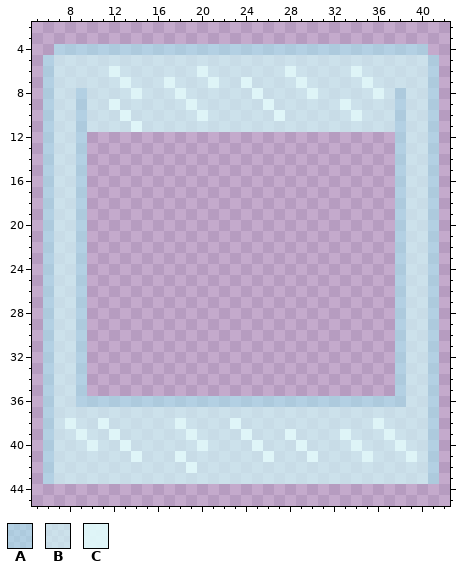
Pixel-art file, stored at Weggys nkaed sprites/Glass tilemap.aseprite. The picture above is the old version.
48x48 pixels, 1 frame. Shown: x 5..42, y 2..45.
Palette (. is transparent): A #a5f1f68a  B #d0faf9ae  C #e2fdfde7
Pixels before, first column x 6:
 4 .AAAAAAAAAAAAAAAAAAAAAAAAAAAAAAAAAA.
 5 ABBBBBBBBBBBBBBBBBBBBBBBBBBBBBBBBBBA
 6 ABBBBBCBBBBBBBCBBBBBBBCBBBBBCBBBBBBA
 7 ABBBBBBCBBBCBBBCBBCBBBBCBBBBBCBBBBBA
 8 ABBABBBBCBBBCBBBBBBCBBBBCBBBBBCBABBA
 9 ABBABBCBBBBBBCBBBBBBCBBBBBBCBBBBABBA
10 ABBABBBCBBBBBBCBBBBBBCBBBBBBCBBBABBA
11 ABBABBBBCBBBBBBBBBBBBBBBBBBBBBBBABBA
12 ABBA............................ABBA
13 ABBA............................ABBA
14 ABBA............................ABBA
15 ABBA............................ABBA
16 ABBA............................ABBA
17 ABBA............................ABBA
18 ABBA............................ABBA
19 ABBA............................ABBA
20 ABBA............................ABBA
21 ABBA............................ABBA
22 ABBA............................ABBA
23 ABBA............................ABBA
24 ABBA............................ABBA
25 ABBA............................ABBA
26 ABBA............................ABBA
27 ABBA............................ABBA
28 ABBA............................ABBA
29 ABBA............................ABBA
30 ABBA............................ABBA
31 ABBA............................ABBA
32 ABBA............................ABBA
33 ABBA............................ABBA
34 ABBA............................ABBA
35 ABBA............................ABBA
36 ABBAAAAAAAAAAAAAAAAAAAAAAAAAAAAAABBA
37 ABBBBBBBBBBBBBBBBBBBBBBBBBBBBBBBBBBA
38 ABCBBCBBBBBBCBBBBCBBBBBBBBBBBBCBBBBA
39 ABBCBBCBBBBBBCBBBBCBBBCBBBBCBBBCBBBA
40 ABBBCBBCBBBBBBCBBBBCBBBCBBBBCBBBCBBA
41 ABBBBBBBCBBBCBBBBBBBCBBBCBBBBCBBBCBA
42 ABBBBBBBBBBBBCBBBBBBBBBBBBBBBBBBBBBA
43 ABBBBBBBBBBBBBBBBBBBBBBBBBBBBBBBBBBA
New version:
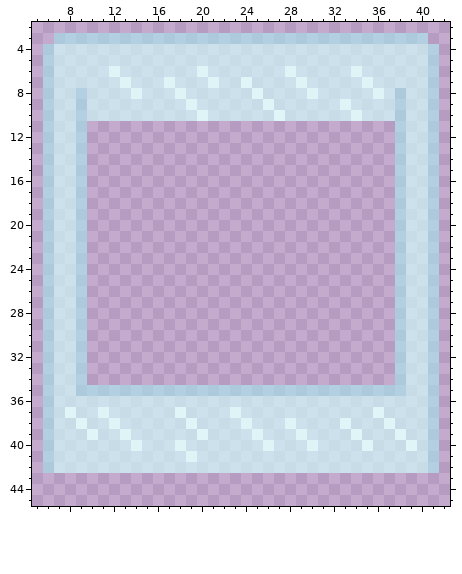
Diff:
{"y":3,"x":7,"old":"..................................","new":"AAAAAAAAAAAAAAAAAAAAAAAAAAAAAAAAAA"}
{"y":4,"x":6,"old":".AAAAAAAAAAAAAAAAAAAAAAAAAAAAAAAAAA.","new":"ABBBBBBBBBBBBBBBBBBBBBBBBBBBBBBBBBBA"}
{"y":9,"x":12,"old":"C","new":"B"}
{"y":10,"x":13,"old":"C","new":"B"}
{"y":11,"x":10,"old":"BBBBCBBBBBBBBBBBBBBBBBBBBBBB","new":"............................"}
{"y":35,"x":10,"old":"............................","new":"AAAAAAAAAAAAAAAAAAAAAAAAAAAA"}
{"y":36,"x":9,"old":"AAAAAAAAAAAAAAAAAAAAAAAAAAAAAA","new":"BBBBBBBBBBBBBBBBBBBBBBBBBBBBBB"}
{"y":37,"x":8,"old":"B","new":"C"}
{"y":37,"x":11,"old":"B","new":"C"}
{"y":37,"x":18,"old":"B","new":"C"}
{"y":37,"x":23,"old":"B","new":"C"}
{"y":37,"x":36,"old":"B","new":"C"}
{"y":38,"x":8,"old":"CB","new":"BC"}
{"y":38,"x":11,"old":"CB","new":"BC"}
{"y":38,"x":18,"old":"CB","new":"BC"}
{"y":38,"x":23,"old":"CB","new":"BC"}
{"y":38,"x":28,"old":"B","new":"C"}
{"y":38,"x":33,"old":"B","new":"C"}
{"y":38,"x":36,"old":"CB","new":"BC"}
{"y":39,"x":9,"old":"CB","new":"BC"}
{"y":39,"x":12,"old":"CB","new":"BC"}
{"y":39,"x":19,"old":"CB","new":"BC"}
{"y":39,"x":24,"old":"CB","new":"BC"}
{"y":39,"x":28,"old":"CB","new":"BC"}
{"y":39,"x":33,"old":"CB","new":"BC"}
{"y":39,"x":37,"old":"CB","new":"BC"}
{"y":40,"x":10,"old":"C","new":"B"}
{"y":40,"x":13,"old":"CB","new":"BC"}
{"y":40,"x":18,"old":"B","new":"C"}
{"y":40,"x":20,"old":"C","new":"B"}
{"y":40,"x":25,"old":"CB","new":"BC"}
{"y":40,"x":29,"old":"CB","new":"BC"}
{"y":40,"x":34,"old":"CB","new":"BC"}
{"y":40,"x":38,"old":"CB","new":"BC"}
{"y":41,"x":14,"old":"C","new":"B"}
{"y":41,"x":18,"old":"CB","new":"BC"}
{"y":41,"x":26,"old":"C","new":"B"}
{"y":41,"x":30,"old":"C","new":"B"}
{"y":41,"x":35,"old":"C","new":"B"}
{"y":41,"x":39,"old":"C","new":"B"}
{"y":42,"x":19,"old":"C","new":"B"}
{"y":43,"x":6,"old":"ABBBBBBBBBBBBBBBBBBBBBBBBBBBBBBBBBBA","new":"...................................."}
{"label":"changed","picture_box":[43,33,439,55]}
{"label":"changed","picture_box":[87,99,395,132]}
{"label":"changed","picture_box":[43,385,439,484]}
